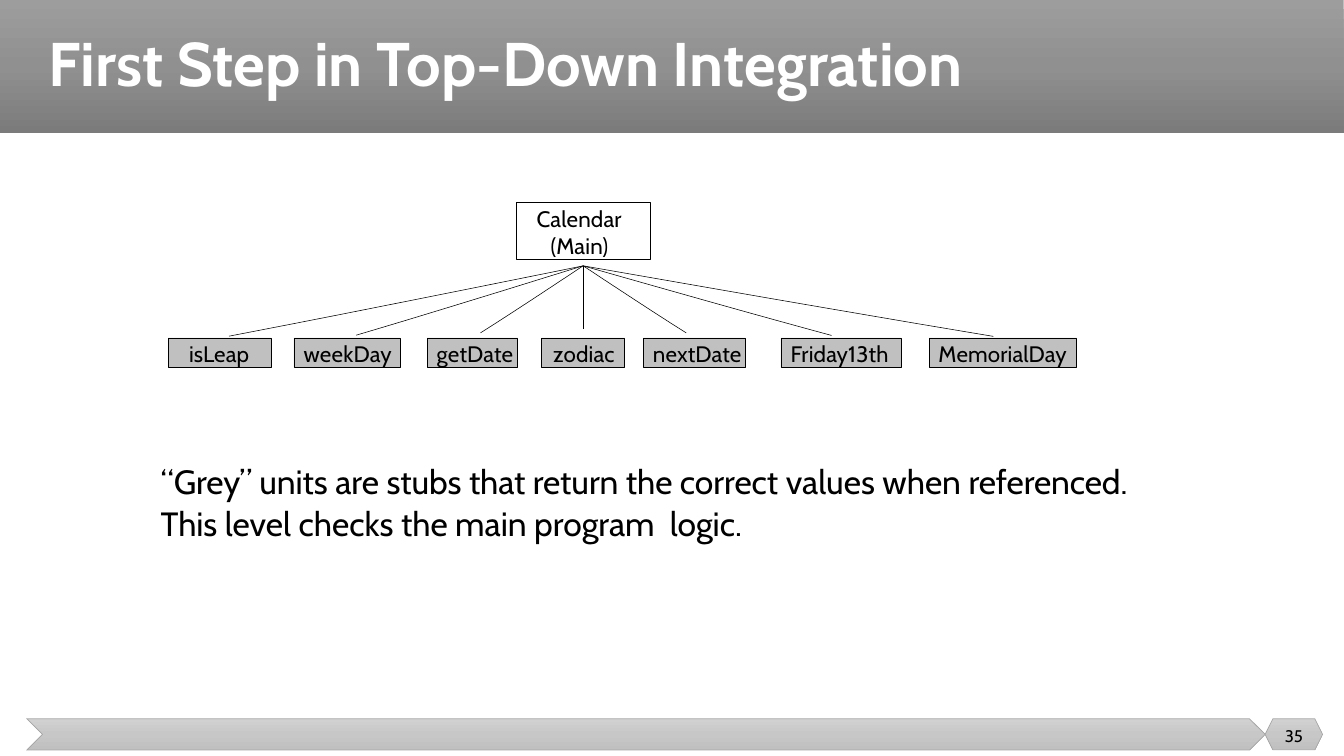
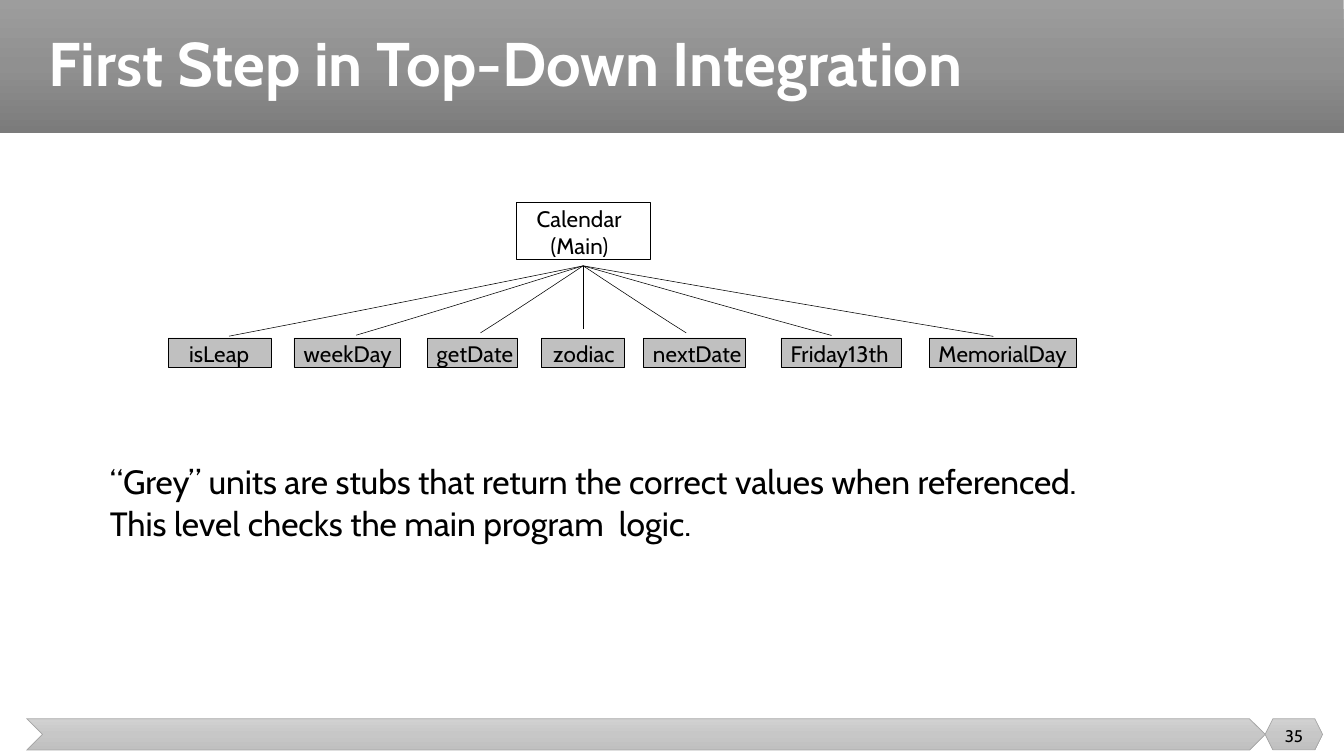
Before and after one commit to malenezi/malenezi, a slide deck: slide 35 of new_SE401/Lectures/8-Integration, System and Regression Testing/Integration Testing.pptx. Drawn at 1344x756 pixels with LibreOffice and Linux fonts; fonts in the diff are those of the drawing; background and template pictures are left out. Boxes give left, top, right and bottom in pixels: in the first picture for what was removed or moved away, otherwise in the second. Text is boxed around its words. In the diff, an @@ line names an element or a change of style, - is before the commit and + after.

```diff
--- a/new_SE401/Lectures/8-Integration, System and Regression Testing/Integration Testing.pptx
+++ b/new_SE401/Lectures/8-Integration, System and Regression Testing/Integration Testing.pptx
@@ text "“Grey” units are stubs that ...": place and size @@
-text "“Grey” units are stubs that ..." at (161,468,1128,544)
+text "“Grey” units are stubs that ..." at (110,468,1077,544)
```
Also in this commit, not shown: 2 other slides changed, 1 slide added, 1 other file.
